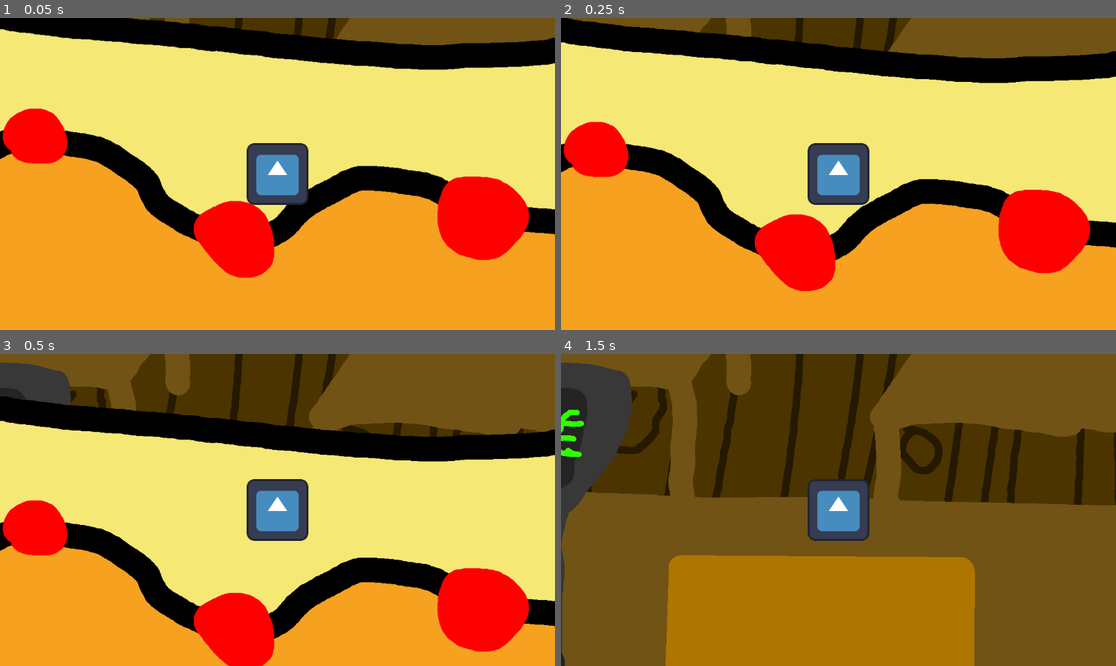
Above: before the commit, frames 1-4 (two rows, left to right).
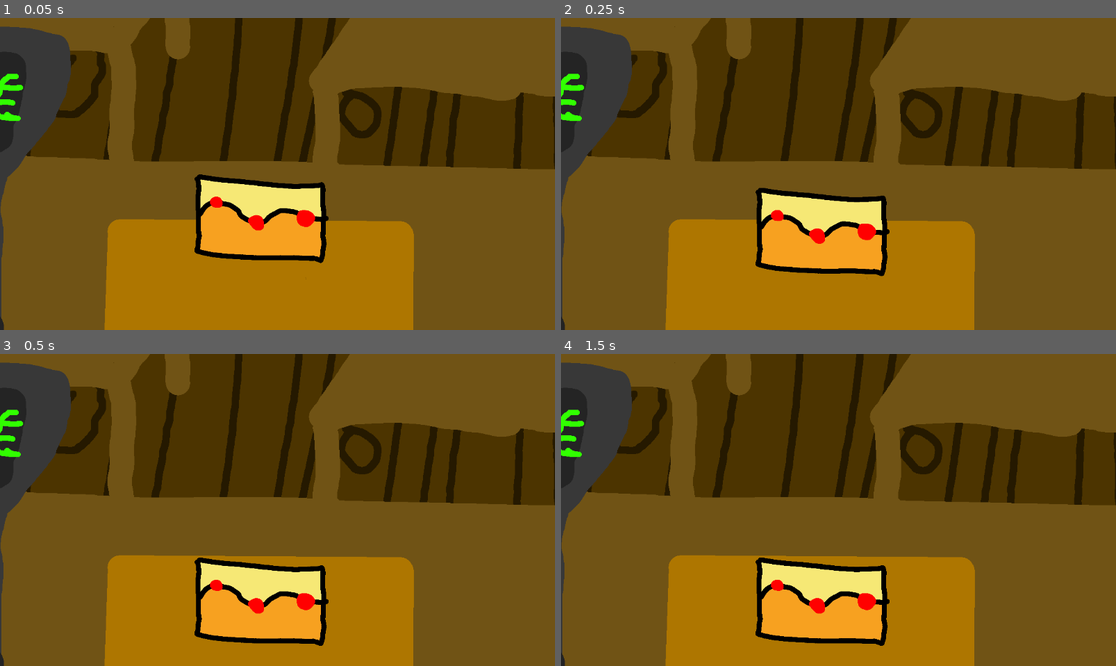
Above: after the commit, the same moments.

Repository: TheJltres/go-go-godot-jam
Game: Godot game, scene res://scenes/main.tscn
Two runs of this game, one before a commit and one after it. Both use one fixed random seed, a clock stepped at 60 frames per second and the inputs below. The engine's default icon, where the game draws it, is replaced by a stand-in: a white triangle on a blue panel in a dark square.
Inputs:
- Up to frame 1 (0.05 s): no input
- Up to frame 2 (0.25 s): no input
- Up to frame 3 (0.5 s): no input
- Up to frame 4 (1.5 s): no input

The runs differ from the first frame. In frame 1, 94% of the frame differs, in the area x 0-100%, y 0-100%; in frame 2, 90%; in frame 3, 76%; in frame 4, 8.1%.

Commit message:
Cake not falling to infinity

Diff:
--- a/scenes/cake.tscn
+++ b/scenes/cake.tscn
@@ -2,19 +2,19 @@
 
 [ext_resource type="Texture2D" uid="uid://bqhcpujxlj7qs" path="res://assets/cake_lemon.png" id="1_fipoq"]
 
-[sub_resource type="PhysicsMaterial" id="PhysicsMaterial_3khtb"]
+[sub_resource type="PhysicsMaterial" id="PhysicsMaterial_numfk"]
 
 [sub_resource type="RectangleShape2D" id="RectangleShape2D_8742j"]
 size = Vector2(1362.1, 920.268)
 
 [node name="RigidBody2D" type="RigidBody2D"]
 position = Vector2(-41, 274)
-scale = Vector2(0.382497, 0.382497)
-physics_material_override = SubResource("PhysicsMaterial_3khtb")
+physics_material_override = SubResource("PhysicsMaterial_numfk")
 
 [node name="Tarta" type="Sprite2D" parent="."]
+scale = Vector2(0.2, 0.2)
 texture = ExtResource("1_fipoq")
 
 [node name="CollisionShape2D" type="CollisionShape2D" parent="."]
-position = Vector2(-14.3792, -0.00012207)
+scale = Vector2(0.2, 0.2)
 shape = SubResource("RectangleShape2D_8742j")
--- a/scenes/main.tscn
+++ b/scenes/main.tscn
@@ -1,8 +1,7 @@
-[gd_scene load_steps=5 format=3 uid="uid://clgcrmywjilu1"]
+[gd_scene load_steps=4 format=3 uid="uid://clgcrmywjilu1"]
 
 [ext_resource type="Texture2D" uid="uid://byyvxl0q5rr1w" path="res://assets/mostrador.png" id="1_oq308"]
 [ext_resource type="PackedScene" uid="uid://cx36hdigwe2i1" path="res://scenes/cake.tscn" id="2_rseg6"]
-[ext_resource type="Texture2D" uid="uid://cbhwb31h5u10w" path="res://icon.svg" id="3_pbuld"]
 
 [sub_resource type="RectangleShape2D" id="RectangleShape2D_ipnbp"]
 size = Vector2(2032.5, 337.5)
@@ -19,13 +18,11 @@
 [node name="CakeBase" parent="." instance=ExtResource("2_rseg6")]
 position = Vector2(-33, 92)
 
-[node name="Area2D" type="Area2D" parent="."]
-disable_mode = 1
-input_pickable = false
+[node name="Area2D" type="RigidBody2D" parent="."]
+gravity_scale = 0.0
+lock_rotation = true
+freeze = true
 
 [node name="CollisionShape2D" type="CollisionShape2D" parent="Area2D"]
 position = Vector2(-14, 451)
 shape = SubResource("RectangleShape2D_ipnbp")
-
-[node name="Sprite2D" type="Sprite2D" parent="Area2D"]
-texture = ExtResource("3_pbuld")
